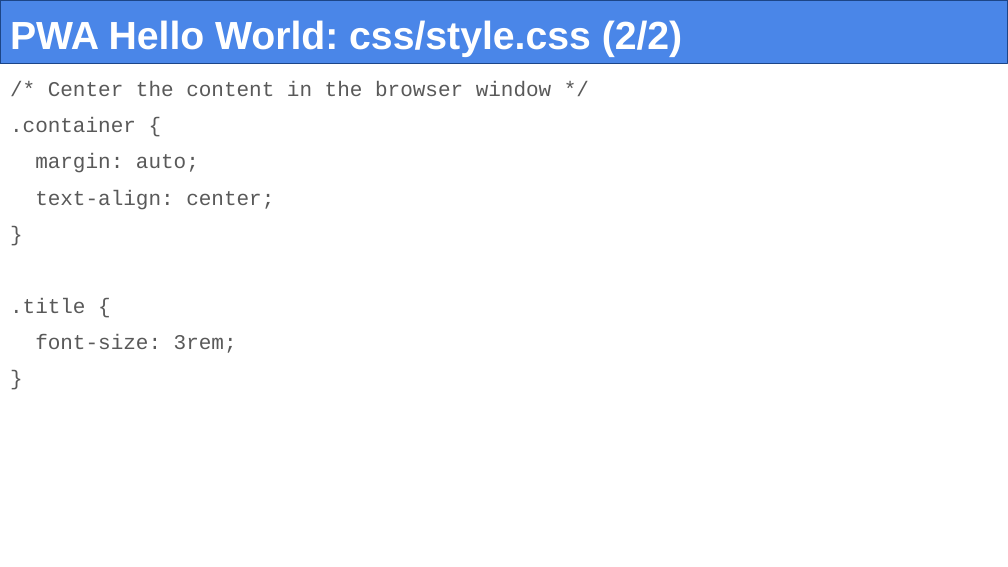
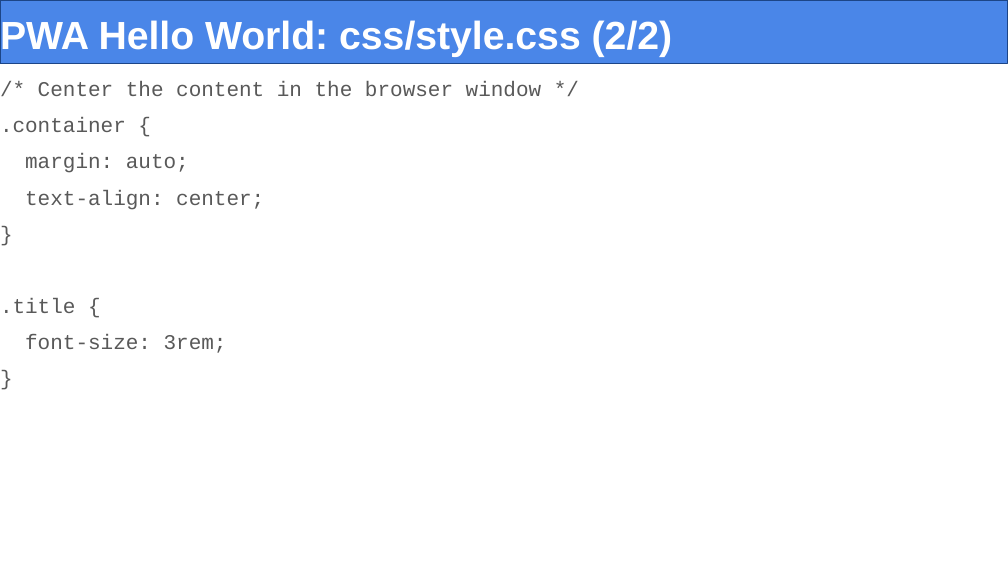
Before and after one commit to nonnt66v2/Tech-web-montellaForked, a slide deck: slide 23 of slide/08-Tecnologie_Web-Progressive_Web_Apps.pptx. Drawn at 1008x567 pixels with LibreOffice and Linux fonts; fonts in the diff are those of the drawing. Boxes give left, top, right and bottom in pixels: in the first picture for what was removed or moved away, otherwise in the second. Text is boxed around its words. In the diff, an @@ line names an element or a change of style, - is before the commit and + after.

```diff
--- a/slide/08-Tecnologie_Web-Progressive_Web_Apps.pptx
+++ b/slide/08-Tecnologie_Web-Progressive_Web_Apps.pptx
@@ title "PWA Hello World: css/style.css (2/2)" at [0,0,1008,64]: outline #1C4587 0.75 pt to #1C4587 0.74 pt @@
@@ text "/* Center the content in ...": place and size @@
-text "/* Center the content in ..." at [10,81,552,353]
+text "/* Center the content in ..." at [0,81,542,353]
```
Also in this commit, not shown: 32 other slides changed, 11 other files.
